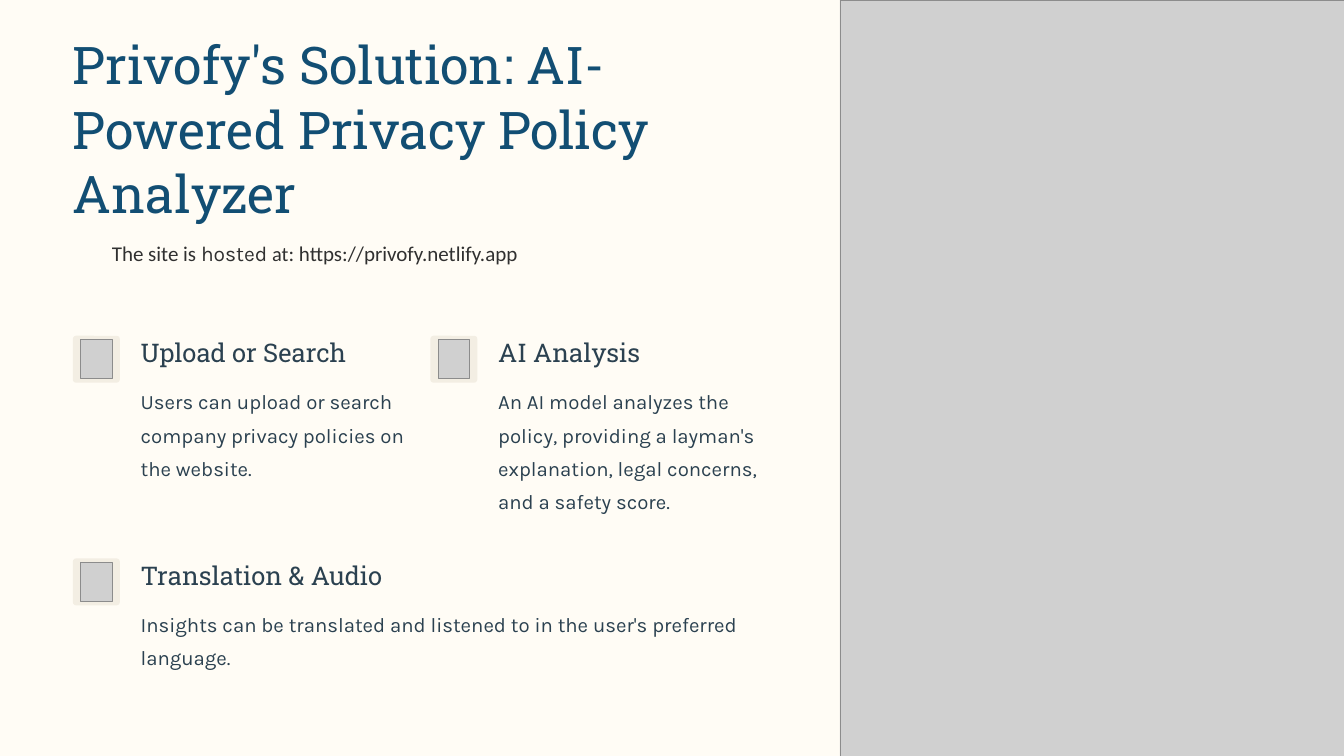
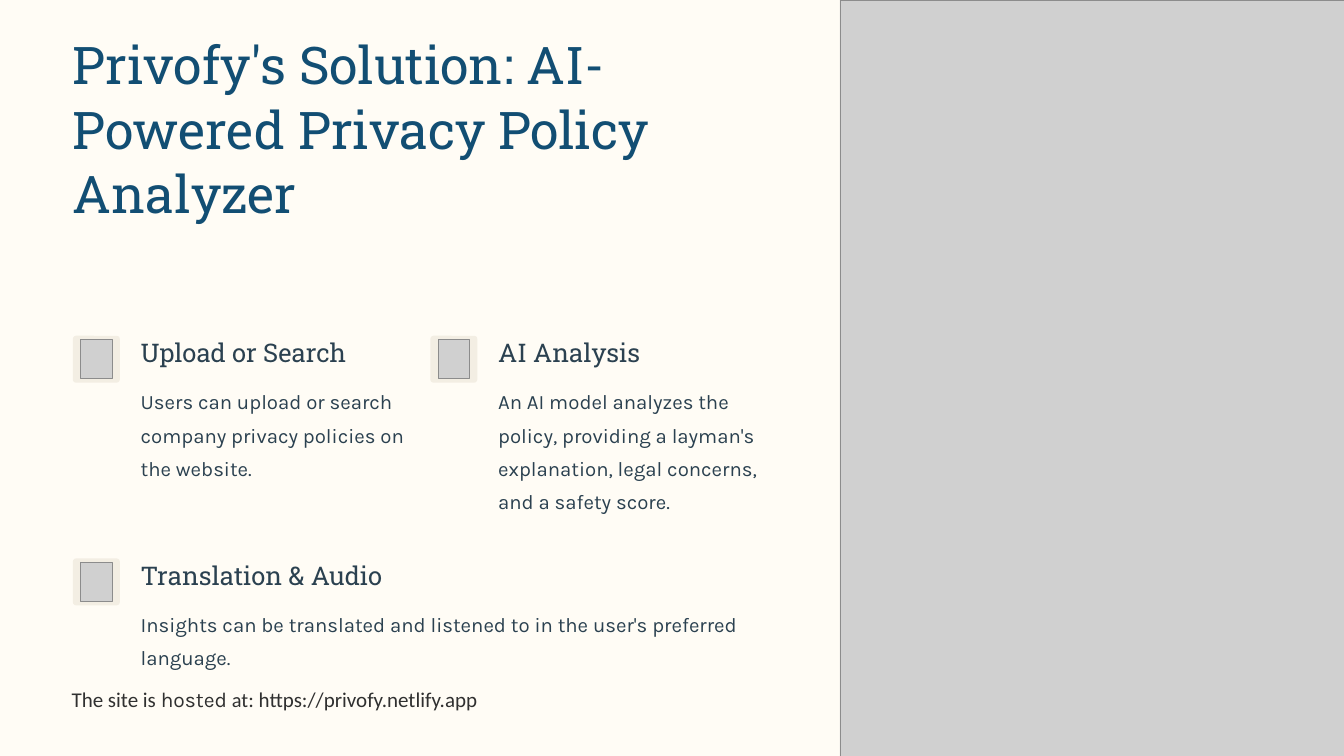
Before and after one commit to ShivanshCoding36/Privofy, a slide deck: slide 3 of Privofy.pptx. Drawn at 1344x756 pixels with LibreOffice and Linux fonts; fonts in the diff are those of the drawing; grey boxes stand for pictures; background and template pictures are left out. Boxes give left, top, right and bottom in pixels: in the first picture for what was removed or moved away, otherwise in the second. Text is boxed around its words. In the diff, an @@ line names an element or a change of style, - is before the commit and + after.

```diff
--- a/Privofy.pptx
+++ b/Privofy.pptx
@@ text "The site is hosted at: ...": place and size @@
-text "The site is hosted at: ..." at [112, 246, 517, 265]
+text "The site is hosted at: ..." at [72, 692, 477, 711]
```
Also in this commit, not shown: 3 other slides changed, 1 slide added, 2 slides removed.
